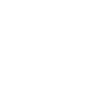
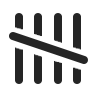
The second 96 × 96 image is a revision of the first. Changes to its layers:
removed layer "Rounded Rectangle 2" over [9, 32, 88, 64]
removed group "Group 3" (10 layers) over [9, 13, 88, 84]
removed group "Group 1" (1st of 2, in "Group 3") (4 layers) from group "Group 3" over [15, 52, 88, 84]
removed layer "Rounded Rectangle 1" (1st of 8, in "Group 3" › "Group 1") from group "Group 1" over [78, 73, 81, 84]
removed layer "Rounded Rectangle 1" (2nd of 8, in "Group 3" › "Group 1") from group "Group 1" over [55, 67, 62, 84]
removed layer "Rounded Rectangle 1" (3rd of 8, in "Group 3" › "Group 1") from group "Group 1" over [34, 59, 41, 84]
removed layer "Rounded Rectangle 1" (4th of 8, in "Group 3" › "Group 1") from group "Group 1" over [15, 52, 18, 84]
removed group "Group 1" (2nd of 2, in "Group 3") (4 layers) from group "Group 3" over [9, 13, 81, 45]
removed layer "Rounded Rectangle 1" (5th of 8, in "Group 3" › "Group 1") from group "Group 1" over [15, 13, 19, 24]
removed layer "Rounded Rectangle 1" (6th of 8, in "Group 3" › "Group 1") from group "Group 1" over [34, 13, 41, 30]
removed layer "Rounded Rectangle 1" (7th of 8, in "Group 3" › "Group 1") from group "Group 1" over [55, 13, 62, 38]
removed layer "Rounded Rectangle 1" (8th of 8, in "Group 3" › "Group 1") from group "Group 1" over [78, 13, 81, 45]
added layer "Rounded Rectangle 4" (1st of 2, in "Group 2") in group "Group 2" over [9, 32, 88, 64]
added layer "Rounded Rectangle 5" (1st of 4, in "Group 2") in group "Group 2" over [73, 13, 81, 84]
added layer "Rounded Rectangle 5" (2nd of 4, in "Group 2") in group "Group 2" over [54, 13, 62, 84]
added layer "Rounded Rectangle 5" (3rd of 4, in "Group 2") in group "Group 2" over [34, 13, 42, 84]
added layer "Rounded Rectangle 5" (4th of 4, in "Group 2") in group "Group 2" over [15, 13, 23, 84]
